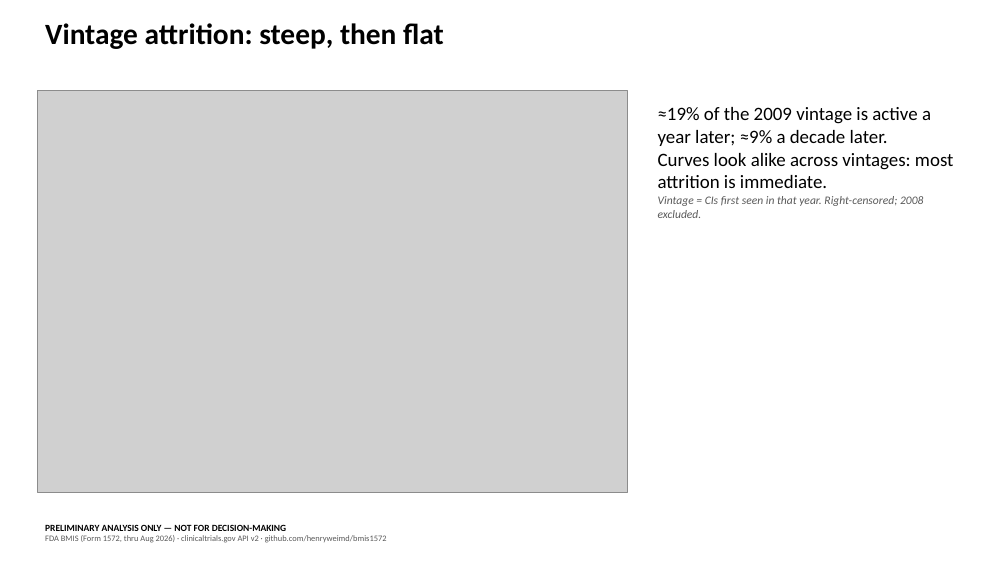
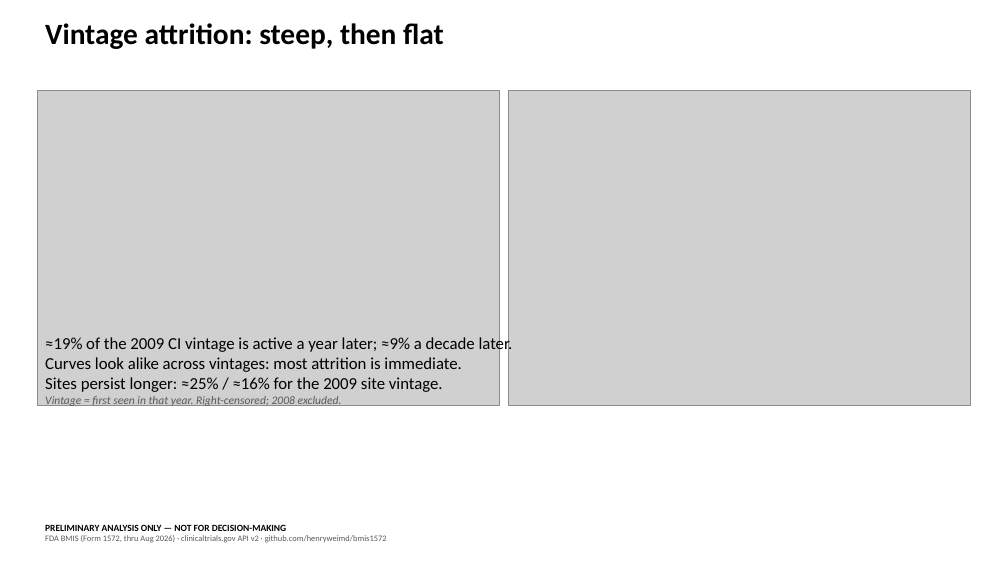
Before and after one commit to henryweimd/bmis1572, a slide deck: slide 6 of explorer/public/data/exports/bmis-supply-deck.pptx. Drawn at 1008x567 pixels with LibreOffice and Linux fonts; fonts in the diff are those of the drawing; grey boxes stand for pictures. Boxes give left, top, right and bottom in pixels: in the first picture for what was removed or moved away, otherwise in the second. Text is boxed around its words. In the diff, an @@ line names an element or a change of style, - is before the commit and + after.

Commit message:
README findings; site vintage static + deck duo
README gains linkage/site-vintage/demand findings + site-retention
method. sites_retention.png via shared heatmap helper (retention.png
byte-identical under refactor); vintage deck slide becomes a
person+site duo with a sites-persist-longer bullet.

```diff
--- a/explorer/public/data/exports/bmis-supply-deck.pptx
+++ b/explorer/public/data/exports/bmis-supply-deck.pptx
@@ picture: place and size @@
-picture at <box>38,91,628,492</box>
+picture at <box>38,91,499,405</box>
@@ picture added at <box>509,91,970,405</box> @@
@@ text "≈19% of the 2009 CI ...": place and size @@
-text "≈19% of the 2009 CI ..." at <box>658,107,954,218</box>
+text "≈19% of the 2009 CI ..." at <box>45,335,513,408</box>
@@ text at <box>45,335,513,353</box>: text changed; size 18 to 16 pt @@
-≈19% of the 2009 vintage is active a year later; ≈9% a decade later.
+≈19% of the 2009 CI vintage is active a year later; ≈9% a decade later.
@@ text at <box>45,357,461,372</box>: size 18 to 16 pt in "Curves look alike across vintages: most attrition ..." @@
@@ text at <box>45,377,443,408</box>: text changed @@
-Vintage = CIs first seen in that year. Right-censored; 2008 excluded.
+Sites persist longer: ≈25% / ≈16% for the 2009 site vintage.
+Vintage = first seen in that year. Right-censored; 2008 excluded.
```
Also in this commit, not shown: 8 other files.
